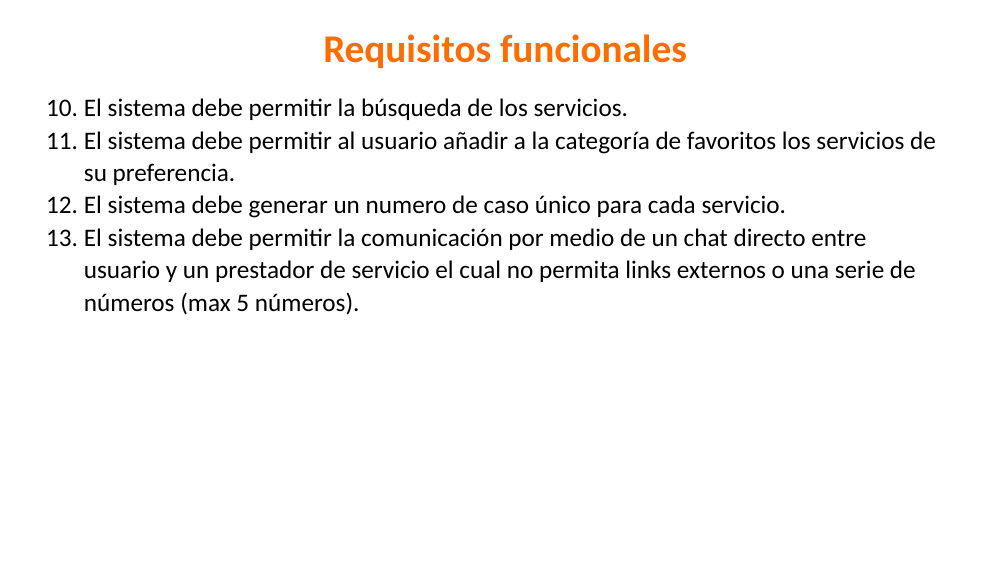
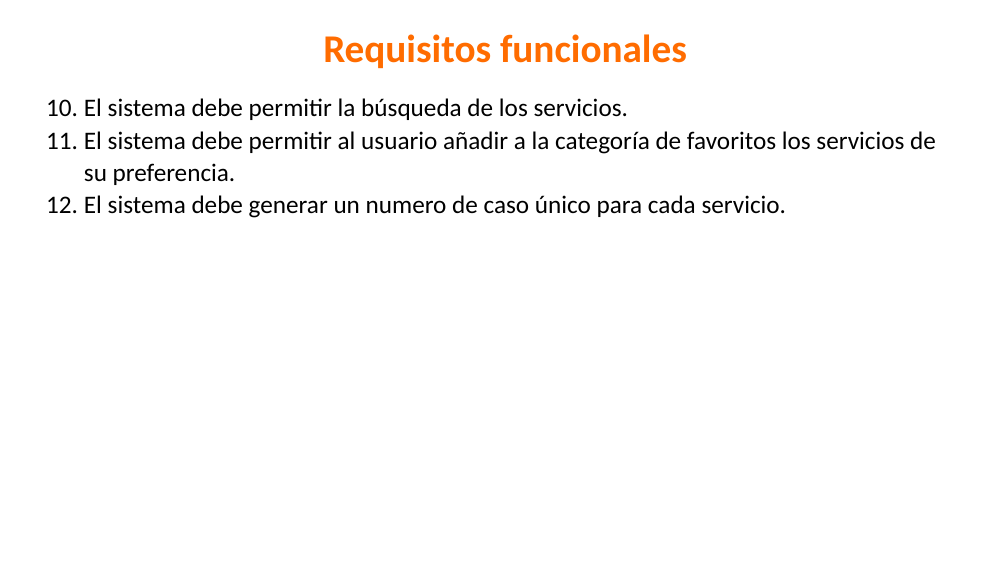
Before and after one commit to yeseniaquejada/SERVICE_MARKET, a slide deck: slide 11 of PROYECTO FORMATIVO.pptx. Drawn at 1008x567 pixels with LibreOffice and Linux fonts; fonts in the diff are those of the drawing; background and template pictures are left out. Boxes give left, top, right and bottom in pixels: in the first picture for what was removed or moved away, otherwise in the second. Text is boxed around its words. In the diff, an @@ line names an element or a change of style, - is before the commit and + after.

```diff
--- a/PROYECTO FORMATIVO.pptx
+++ b/PROYECTO FORMATIVO.pptx
@@ text at bbox=[84, 228, 916, 315]: paragraph removed @@
-13. El sistema debe permitir la comunicación por medio de un chat directo entre usuario y un prestador de servicio el cual no permita links externos o una serie de números (max 5 números).
```
Also in this commit, not shown: 1 other slide changed, 18 other files.
